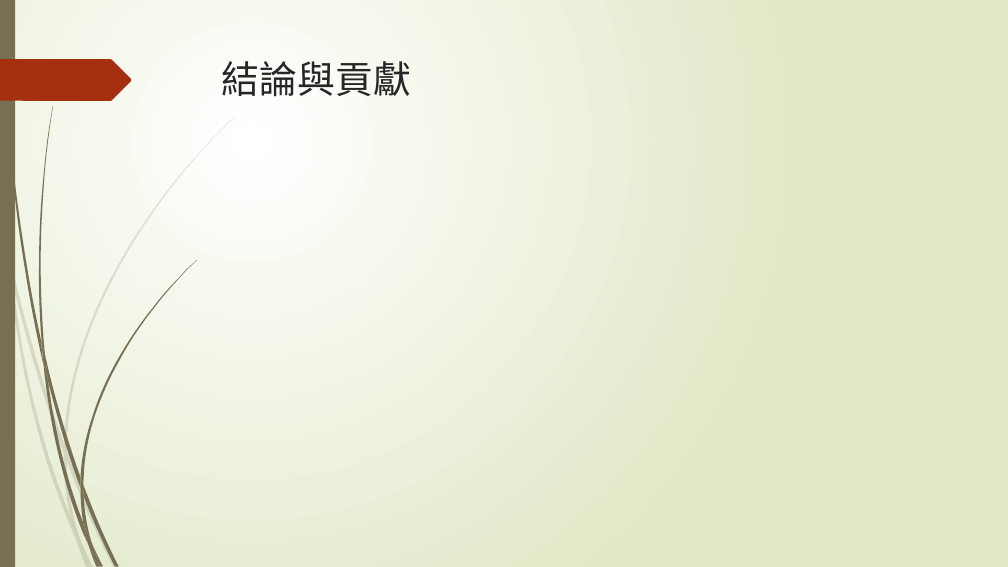
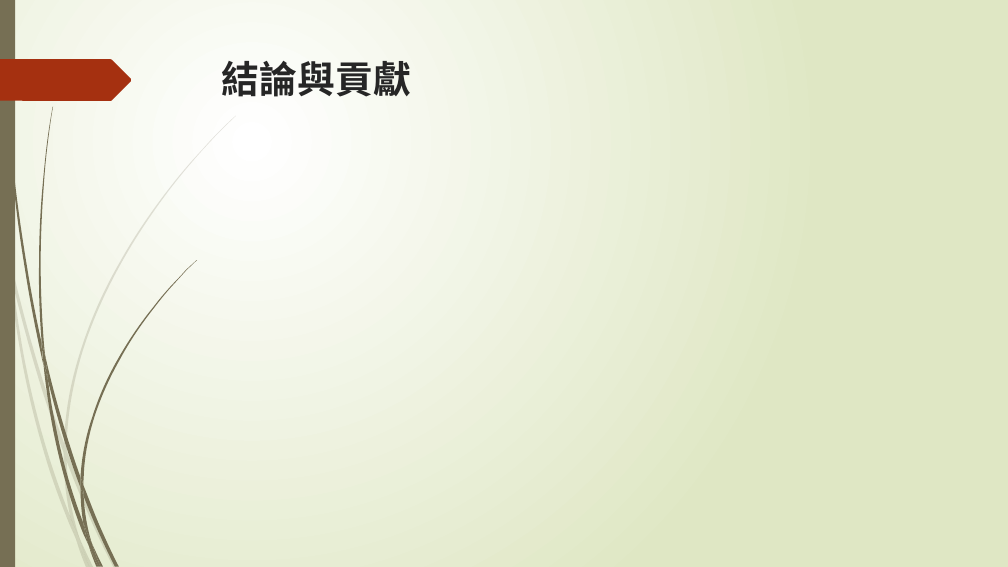
Before and after one commit to NIUWCSP/OTSM, a slide deck: slide 14 of report/以SDR實現OTSM通訊技術.pptx (slide 13 before the commit). Drawn at 1008x567 pixels with LibreOffice and Linux fonts; fonts in the diff are those of the drawing. Boxes give left, top, right and bottom in pixels: in the first picture for what was removed or moved away, otherwise in the second. Text is boxed around its words. In the diff, an @@ line names an element or a change of style, - is before the commit and + after.

```diff
--- a/report/以SDR實現OTSM通訊技術.pptx
+++ b/report/以SDR實現OTSM通訊技術.pptx
@@ title "結論與貢獻" at bbox=[222, 61, 411, 97]: font TeX Gyre Adventor to Noto Sans CJK JP, bold on @@
```
Also in this commit, not shown: 8 other slides changed, 1 slide added.
